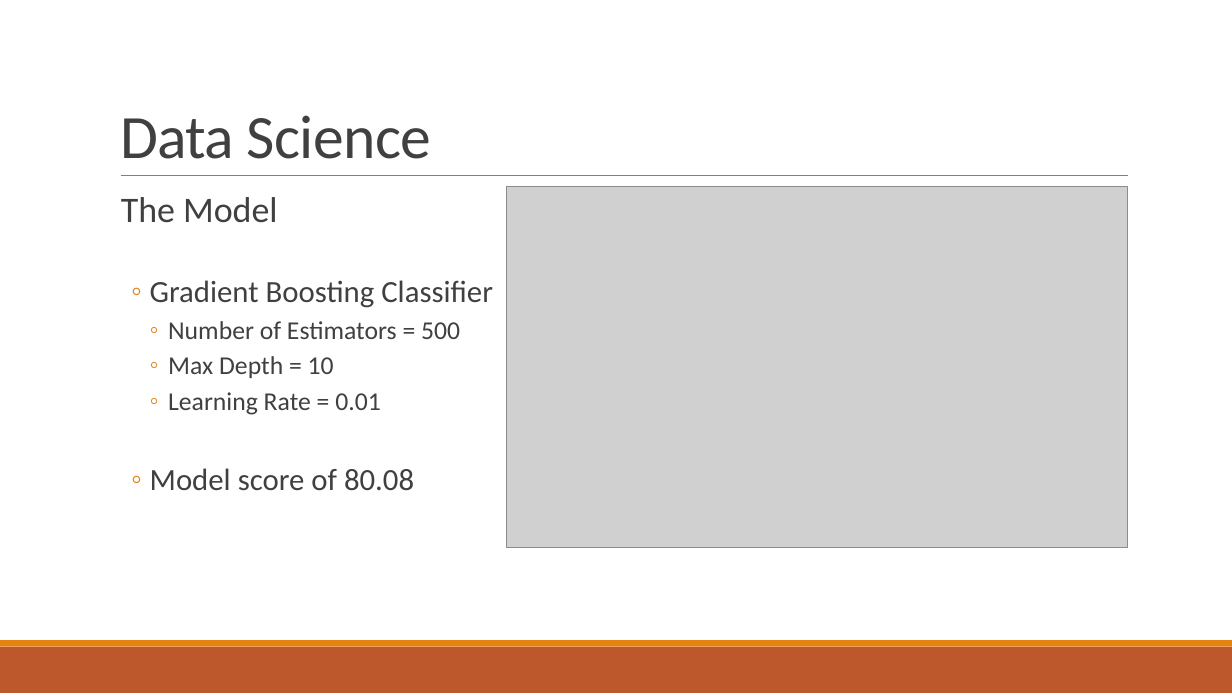
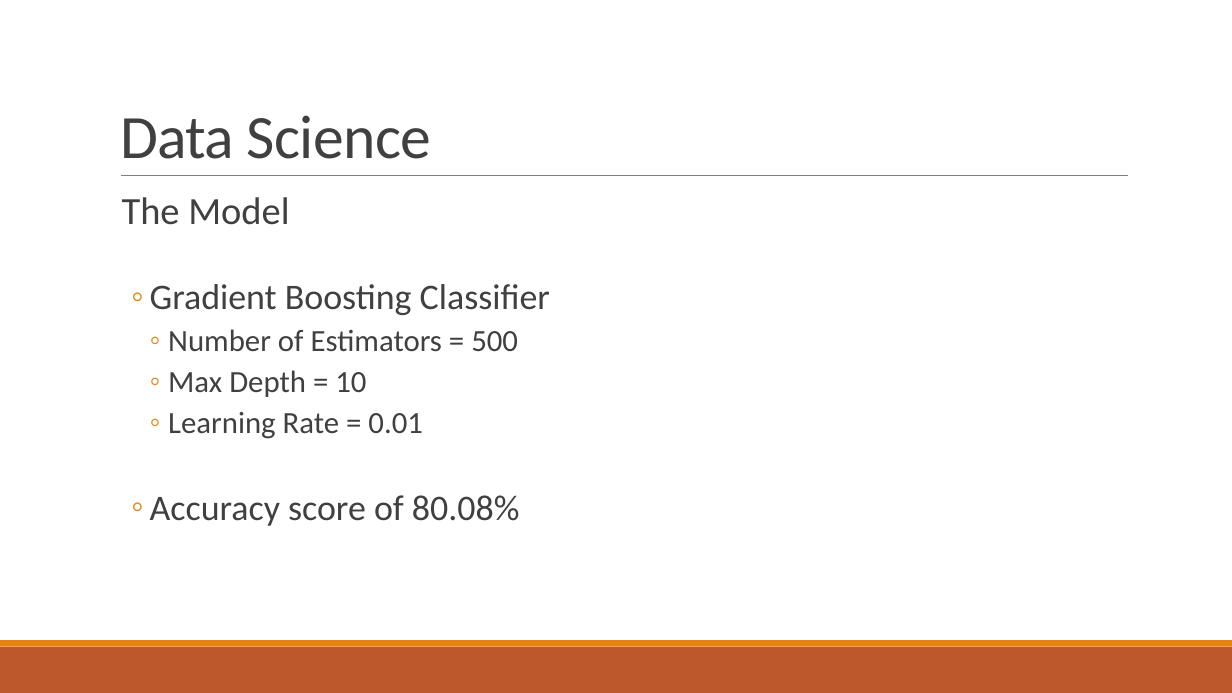
Before and after one commit to robjwentworth/capstone, a slide deck: slide 3 of rob-presentation.pptx (slide 4 before the commit). Drawn at 1232x693 pixels with LibreOffice and Linux fonts; fonts in the diff are those of the drawing; grey boxes stand for pictures. Boxes give left, top, right and bottom in pixels: in the first picture for what was removed or moved away, otherwise in the second. Text is boxed around its words. In the diff, an @@ line names an element or a change of style, - is before the commit and + after.

```diff
--- a/rob-presentation.pptx
+++ b/rob-presentation.pptx
@@ text at [122,197,550,439]: size 28 to 30 pt in "The Model"; size 24 to 28 pt in "Gradient Boosting Classifier"; size 20 to 24 pt in "Number of Estimators = 500", "Max Depth = 10", "Learning Rate = 0.01" @@
@@ picture removed at [506,187,1128,547] @@
@@ text at [150,495,519,526]: text changed; size 24 to 28 pt @@
-  ◦ Model score of 80.08
+  ◦ Accuracy score of 80.08%
```
Also in this commit, not shown: 1 other slide changed, 3 slides added, 1 slide removed, 4 other files.
